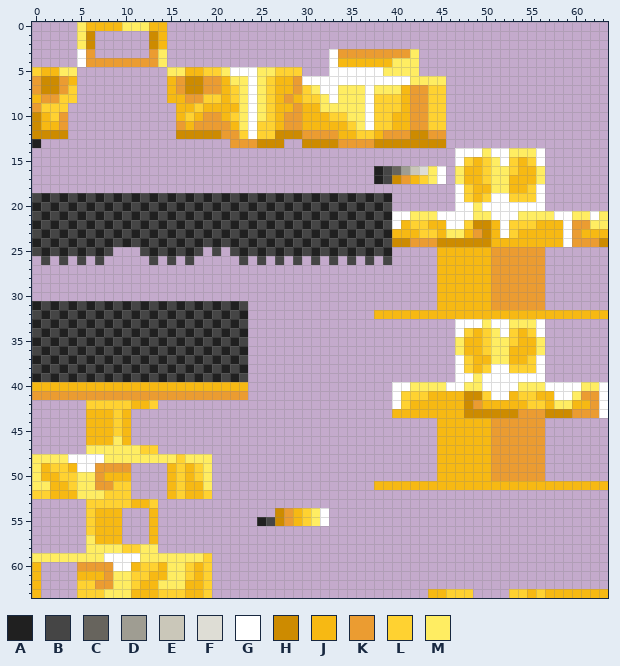
Pixel-art sprite: src/main/resources/assets/irons_spellbooks/textures/models/armor/paladin_chestplate.png. This is how it looked before the edit.
The file is 64x64 pixels. Colours within 5 levels of each other are drawn and written as one.
Palette (. is transparent): A #202020  B #454545  C #67645d  D #9f9d92  E #cac7b9  F #deddd5  G #ffffff  H #cd8b00  J #f7b913  K #eb9c31  L #ffd231  M #ffed62
Once edited:
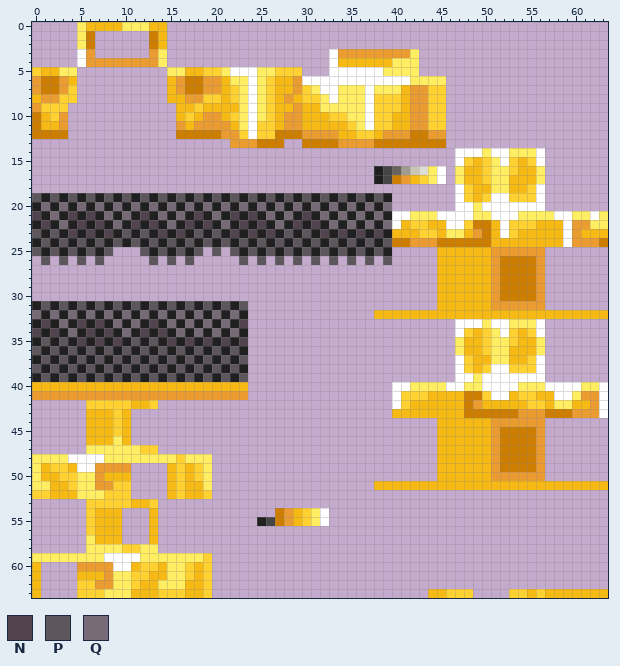
Colours new in this view: N #51444e  P #5d565d  Q #766a76
Difference:
Colour H changes from #cd8b00 to #cd7d00.
Colour K becomes colour H in rows 26 to 30 at x 52 to 55; in rows 45 to 49 at x 52 to 55.
Colour B becomes colour N in row 21 at x 0, 4, 6, 12, 18, 22, 24 and 30; in row 22 at x 1, 5, 7, 11, 13, 17, 19, 23, 25, 29 and 31; in row 23 at x 4, 6, 8, 14, 16, 22, 24, 26, 32, 34, 36 and 38; in row 33 at x 1, 5, 7, 13 and 23; in row 34 at x 0, 2, 6, 8, 12 and 14; in row 35 at x 5, 7, 9, 15, 17, 19, 21 and 23.
Colour B becomes colour P in row 19 at x 0, 2, 4, 6, 8, 10, 12, 14, 16, 18, 20, 22, 24, 26, 28, 30, 32, 34, 36 and 38; in row 23 at x 0, 2, 10, 12, 18, 20, 28 and 30; in row 24 at x 1, 3, 5, 7, 9, 11, 13, 15, 17, 19, 21, 23, 25, 27, 29, 31, 33, 35, 37 and 39; in row 25 at x 0, 2, 4, 6, 8, 12, 14, 16, 18, 20, 22, 24, 26, 28, 30, 32, 34, 36 and 38; in row 26 at x 1, 3, 5, 7, 13, 15, 17, 23, 25, 27, 29, 31, 33, 35, 37 and 39; in row 31 at x 1, 3, 5, 7, 9, 11, 13, 15, 17, 19, 21 and 23.
Colour B becomes colour P in row 35 at x 1, 3, 11 and 13; in row 36 at x 0, 2, 4, 6, 8, 10, 12, 14, 16, 18, 20 and 22; in row 37 at x 1, 3, 5, 7, 9, 11, 13, 15, 17, 19, 21 and 23; in row 38 at x 0, 2, 4, 6, 8, 10, 12, 14, 16, 18, 20 and 22; in row 39 at x 1, 3, 5, 7, 9, 11, 13, 15, 17, 19, 21 and 23.
Colour B becomes colour Q in row 20 at x 1, 3, 5, 7, 9, 11, 13, 15, 17, 19, 21, 23, 25, 27, 29, 31, 33, 35, 37 and 39; in row 21 at x 2, 8, 10, 14, 16, 20, 26, 28, 32, 34, 36 and 38; in row 22 at x 3, 9, 15, 21, 27, 33, 35, 37 and 39; in row 32 at x 0, 2, 4, 6, 8, 10, 12, 14, 16, 18, 20 and 22; in row 33 at x 3, 9, 11, 15, 17, 19 and 21; in row 34 at x 4, 10, 16, 18, 20 and 22.
The author cleared colour A in row 13 at x 0.
Changed places in both pictures, as pixel boxes (x1, y1, x2, y2):
changed: (86, 31, 95, 49)
changed: (149, 31, 158, 49)
changed: (32, 76, 536, 301)
changed: (599, 238, 608, 247)
changed: (32, 301, 248, 382)
changed: (464, 391, 572, 472)
changed: (275, 508, 284, 526)
